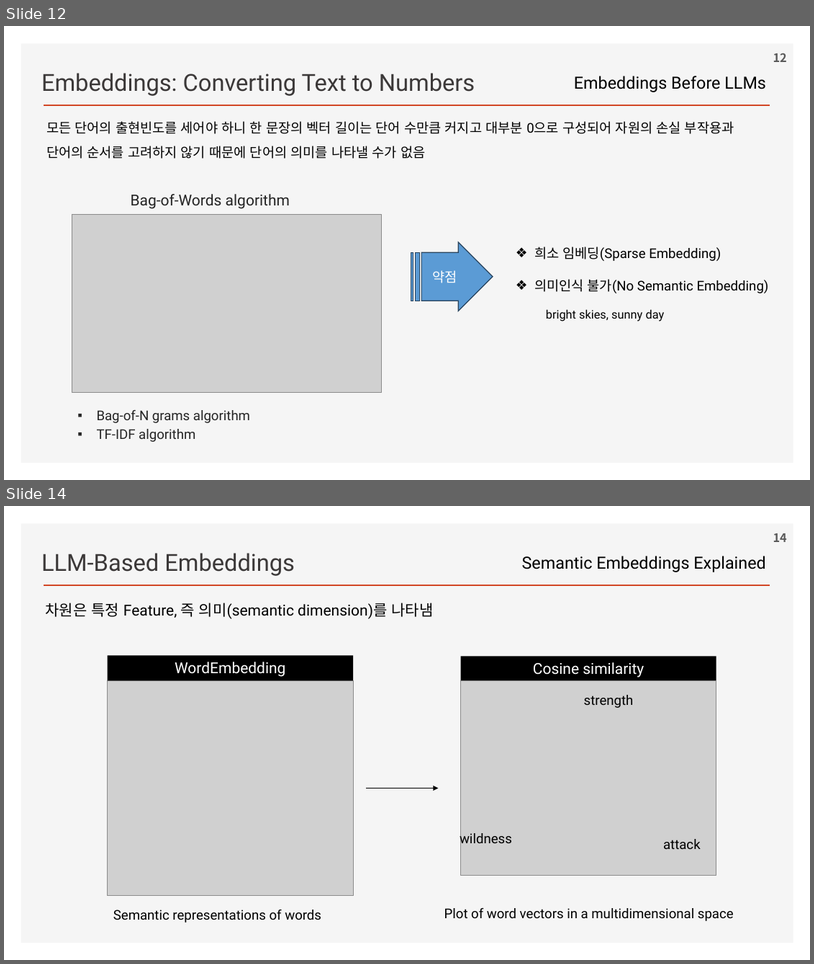
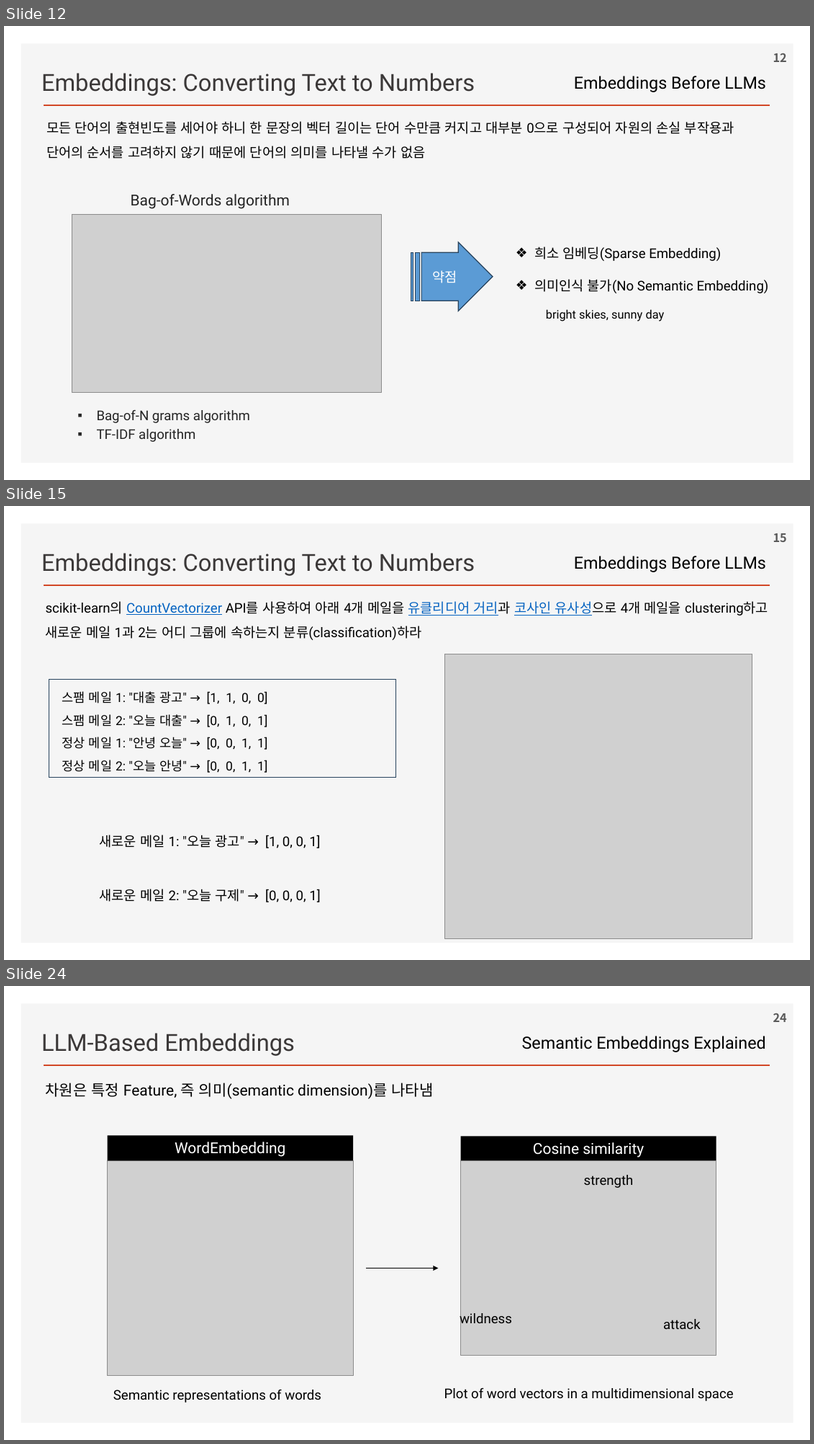
Before and after one commit to ancestor9/2026_Fall_Learning-Langchain-AI-Agent, a slide deck: ppts/CHAPTER 2 RAG Part I_Indexing Your Data.pptx. Shown one above the other, each under a label of ours: slides 12 and 14 before the commit, slides 12, 15 and 24 after it; the slides between them are not shown. The pictures are 814x964 and 814x1444 pixels, drawn with LibreOffice and Linux fonts; fonts in the diff are those of the drawing; grey boxes stand for pictures; background and template pictures are left out. Boxes give left, top, right and bottom in pixels: in the first picture for what was removed or moved away, otherwise in the second. Text is boxed around its words. In the diff, an @@ line names an element or a change of style, - is before the commit and + after.

```diff
--- a/ppts/CHAPTER 2 RAG Part I_Indexing Your Data.pptx
+++ b/ppts/CHAPTER 2 RAG Part I_Indexing Your Data.pptx
@@ slide 15 added at (x1=4, y1=506, x2=810, y2=960), background #FFFFFF; not listed: 2 template elements that a slide beside it also shows @@
@@ page number added at (x1=774, y1=533, x2=787, y2=542), 14 pt, text #595959, bold @@
+15
@@ text added at (x1=41, y1=553, x2=475, y2=576), 28 pt, text #3B3838 @@
+Embeddings: Converting Text to Numbers
@@ text added at (x1=574, y1=556, x2=766, y2=572), 20 pt, text #000000 @@
+Embeddings Before LLMs
@@ text added at (x1=46, y1=601, x2=769, y2=640), 16 pt, text #000000 @@
+scikit-learn의 CountVectorizer API를 사용하여 아래 4개 메일을 유클리디어 거리과 코사인 유사성으로 4개 메일을 clustering하고 새로운 메일 1과 2는 어디 그룹에 속하는지 분류(classification)하라
@@ picture added at (x1=445, y1=654, x2=753, y2=938) @@
@@ rectangle added at (x1=49, y1=679, x2=396, y2=777), outline #28445D 1 pt @@
@@ text added at (x1=62, y1=691, x2=268, y2=772), 15 pt, text #000000 @@
+스팸 메일 1: "대출 광고" → [1, 1, 0, 0]
+스팸 메일 2: "오늘 대출" → [0, 1, 0, 1]
+정상 메일 1: "안녕 오늘" → [0, 0, 1, 1]
+정상 메일 2: "오늘 안녕" → [0, 0, 1, 1]
@@ text added at (x1=100, y1=834, x2=320, y2=848), 16 pt, text #000000 @@
+새로운 메일 1: "오늘 광고" → [1, 0, 0, 1]
@@ text added at (x1=100, y1=888, x2=320, y2=902), 16 pt, text #000000 @@
+새로운 메일 2: "오늘 구제" → [0, 0, 0, 1]
@@ what was slide 14 is now slide 24 @@
@@ page number at (x1=774, y1=1013, x2=787, y2=1022): text changed @@
-14
+24
```
Also in this commit, not shown: 1 slide changed, 9 other slides added.
